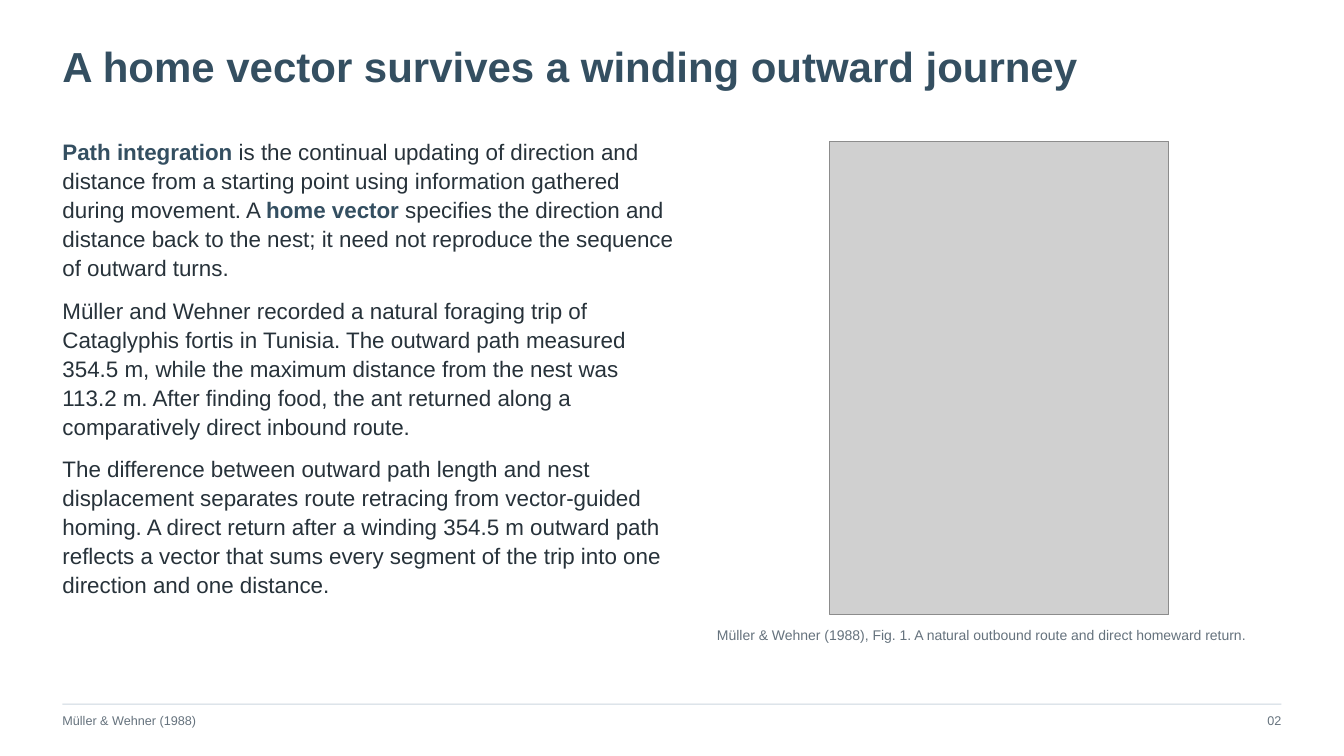
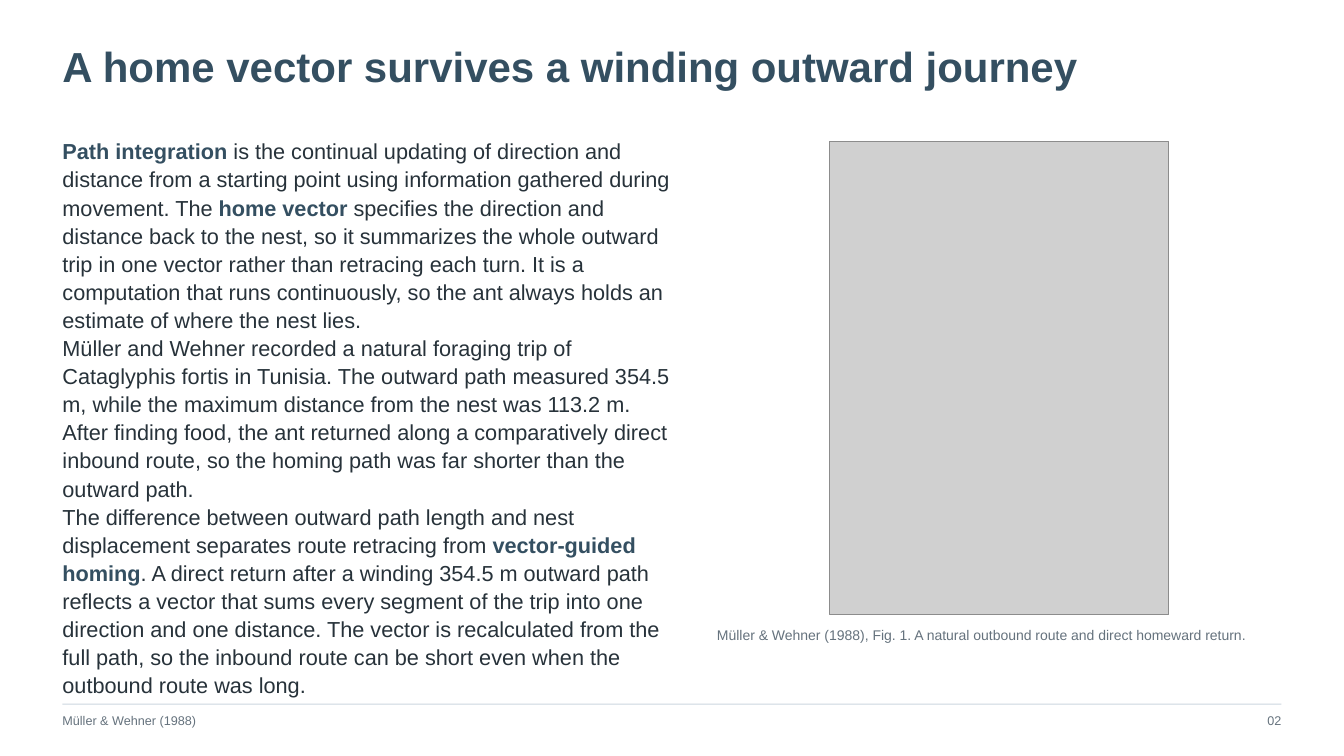
Before and after one commit to jordanxxlopez/NEUROETHOLOGY, a slide deck: slide 2 of scaffolded/Neuroethology_Lecture28_FA2026_SCAFFOLDED.pptx. Drawn at 1344x756 pixels with LibreOffice and Linux fonts; fonts in the diff are those of the drawing; grey boxes stand for pictures. Boxes give left, top, right and bottom in pixels: in the first picture for what was removed or moved away, otherwise in the second. Text is boxed around its words. In the diff, an @@ line names an element or a change of style, - is before the commit and + after.

```diff
--- a/scaffolded/Neuroethology_Lecture28_FA2026_SCAFFOLDED.pptx
+++ b/scaffolded/Neuroethology_Lecture28_FA2026_SCAFFOLDED.pptx
@@ text at (x1=62, y1=143, x2=669, y2=698): text changed; size 16 to 15.5 pt @@
-Path integration is the continual updating of direction and distance from a starting point using information gathered during movement. A home vector specifies the direction and distance back to the nest; it need not reproduce the sequence of outward turns.
-Müller and Wehner recorded a natural foraging trip of Cataglyphis fortis in Tunisia. The outward path measured 354.5 m, while the maximum distance from the nest was 113.2 m. After finding food, the ant returned along a comparatively direct inbound route.
-The difference between outward path length and nest displacement separates route retracing from vector-guided homing. A direct return after a winding 354.5 m outward path reflects a vector that sums every segment of the trip into one direction and one distance.
+Path integration is the continual updating of direction and distance from a starting point using information gathered during movement. The home vector specifies the direction and distance back to the nest, so it summarizes the whole outward trip in one vector rather than retracing each turn. It is a computation that runs continuously, so the ant always holds an estimate of where the nest lies.
+Müller and Wehner recorded a natural foraging trip of Cataglyphis fortis in Tunisia. The outward path measured 354.5 m, while the maximum distance from the nest was 113.2 m. After finding food, the ant returned along a comparatively direct inbound route, so the homing path was far shorter than the outward path.
+The difference between outward path length and nest displacement separates route retracing from vector-guided homing. A direct return after a winding 354.5 m outward path reflects a vector that sums every segment of the trip into one direction and one distance. The vector is recalculated from the full path, so the inbound route can be short even when the outbound route was long.
```
Also in this commit, not shown: 16 other slides changed, 21 other files.
